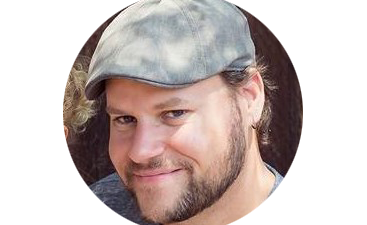
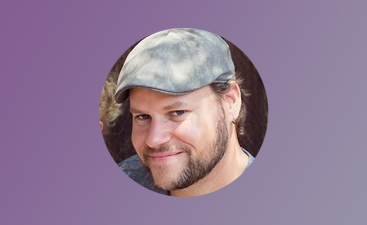
Two versions of the same layered image (367 x 225). Layer-by-layer changes:
painted on "Layer 2" over [63, 0, 303, 225]
showed "Layer 1", painted on it over [0, 0, 367, 225]
